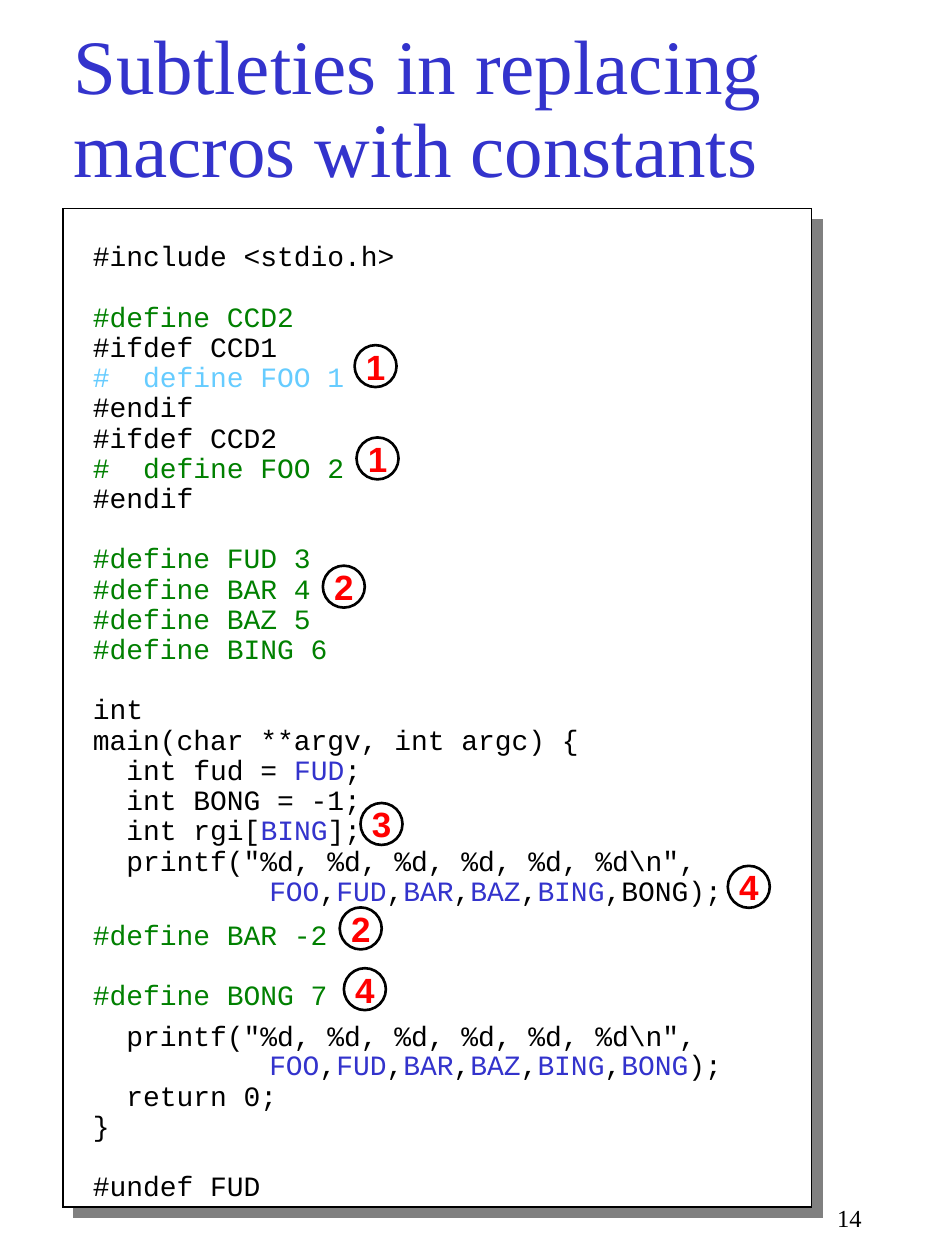
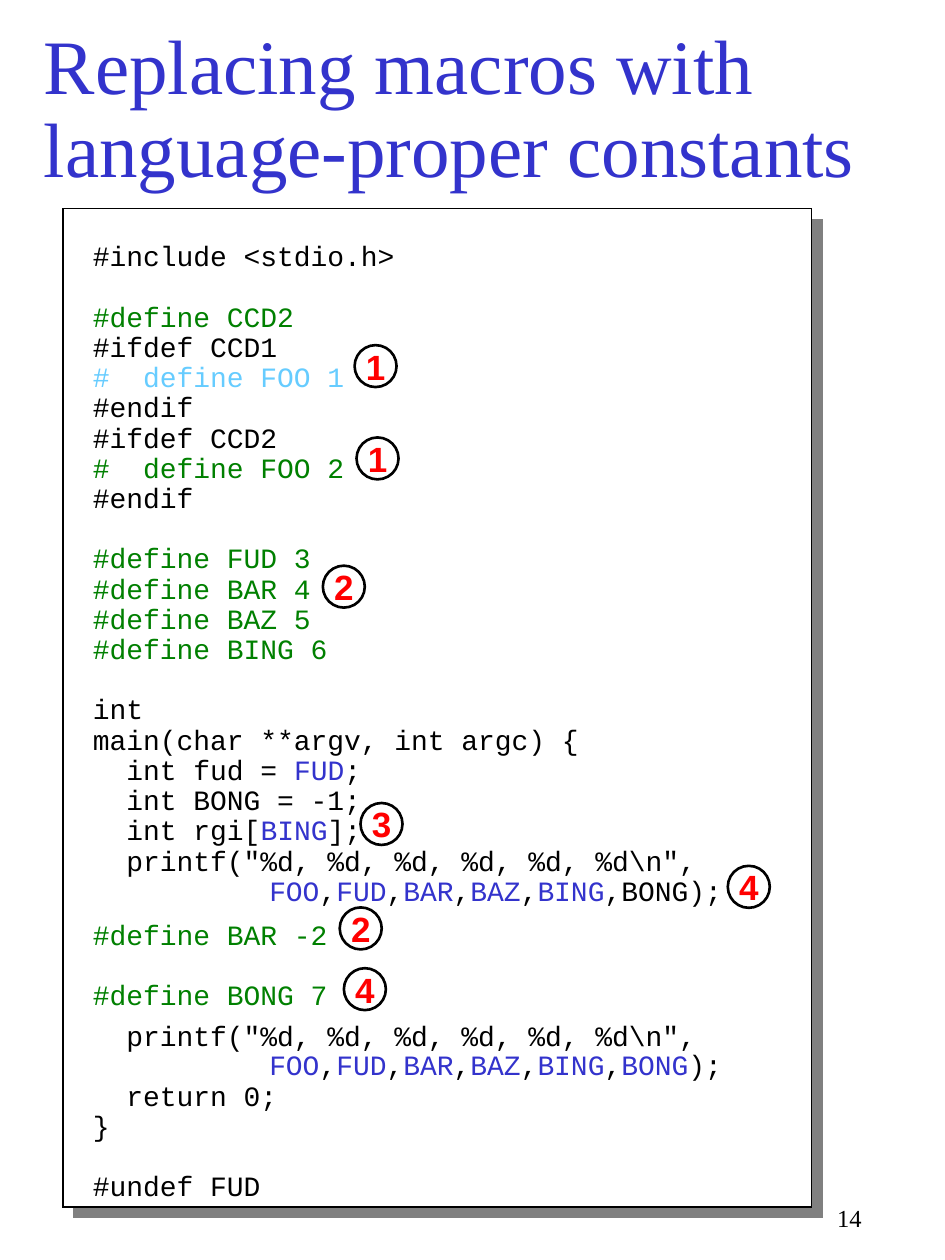
Before and after one commit to gjbadros/empirical_macros, a slide deck: slide 14 of cpp/paper/pcp3.ppt. Drawn at 945x1260 pixels with LibreOffice and Linux fonts; fonts in the diff are those of the drawing. Boxes give left, top, right and bottom in pixels: in the first picture for what was removed or moved away, otherwise in the second. Text is boxed around its words. In the diff, an @@ line names an element or a change of style, - is before the commit and + after.

```diff
--- a/cpp/paper/pcp3.ppt
+++ b/cpp/paper/pcp3.ppt
@@ title at box(44, 40, 853, 192): text changed @@
-Subtleties in replacing
-macros with constants
+Replacing macros with language-proper constants
```
Also in this commit, not shown: 9 other slides changed.
